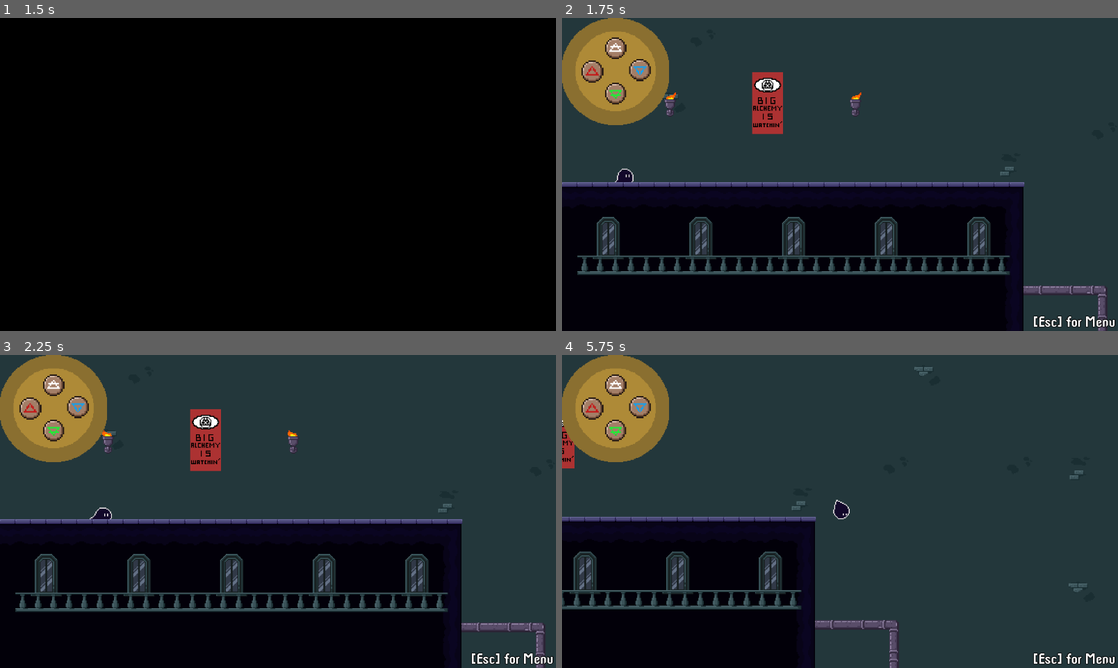
Above: before the commit, frames 1-4 (two rows, left to right).
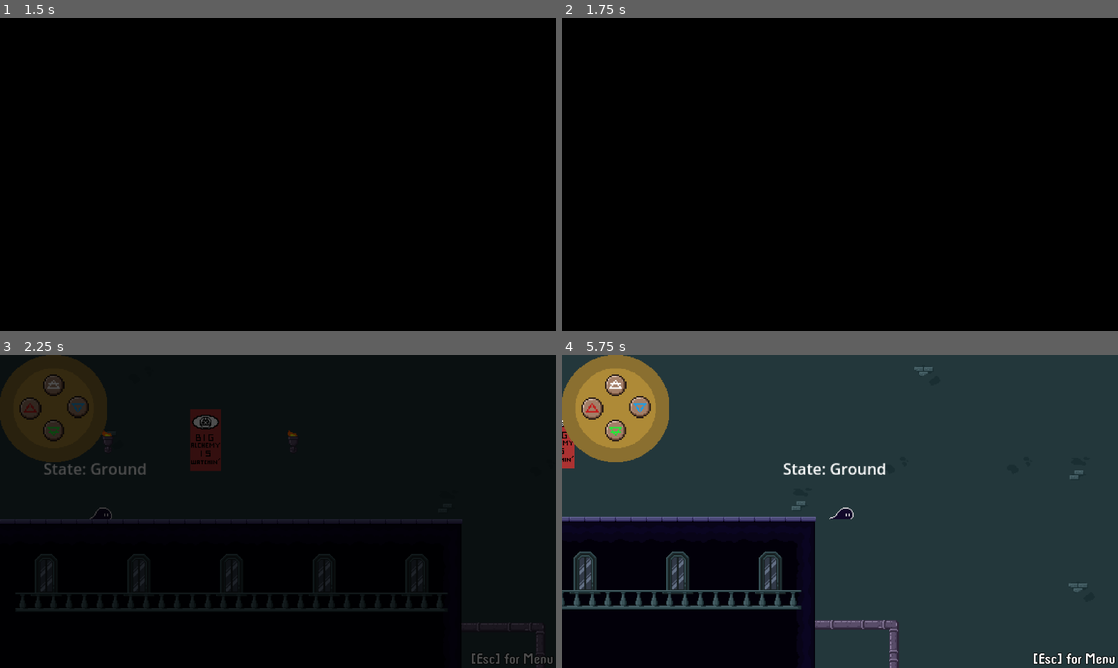
Above: after the commit, the same moments.

Repository: XChronosCS/Inanis-Materia
Game: Godot game, scene res://main.tscn
Two runs of this game, one before a commit and one after it. Both use one fixed random seed, a clock stepped at 60 frames per second and the inputs below.
Inputs:
- Up to frame 1 (1.5 s): click "Test Level 2" at 0.5 s; click "Test Level 3" at 1.25 s
- Up to frame 2 (1.75 s): no input
- Up to frame 3 (2.25 s): tap Enter at 2 s; hold Right (move_right) from 2.03 s (still down); hold A (Fire Power) from 2.03 s (still down); tap W (Air Power) at 2.1 s
- Up to frame 4 (5.75 s): release A (Fire Power) at 2.78 s; tap A (Fire Power) at 2.85, 4.55 s; tap D (Water Power) at 3.05 s; release Right (move_right) at 3.53 s; hold Left (move_left) 3.53-4.28 s; hold D (Water Power) 3.53-4.28 s; tap W (Air Power) at 3.8, 4.35 s; hold Right (move_right) from 4.28 s (still down); hold D (Water Power) from 5.03 s (still down); tap S (Earth Power) at 5.1 s

Frame 1 is identical in both runs. In frame 2, 69% of the frame differs, in the area x 0-100%, y 0-100%; in frame 3, 66%; in frame 4, 0.5%.

Commit message:
New Branch, testing out game updates

Diff:
--- a/Assets/scene_transition_rect.gd
+++ b/Assets/scene_transition_rect.gd
@@ -25,4 +25,6 @@
 	anim_player.play("dissolve")
 	await anim_player.animation_finished
 	get_tree().change_scene_to_file(target_scene)
+	anim_player.play_backwards("dissolve")
+	await anim_player.animation_finished
 	finished_Transition.emit()
--- /dev/null
+++ b/Player/CharacterStateMachine.gd
@@ -0,0 +1,41 @@
+extends Node
+
+class_name CharacterStateMachine
+
+@export var current_state : State
+@export var animation_tree : AnimationTree
+@export var player : CharacterBody2D
+
+var states : Array[State]
+
+func _ready():
+	for child in get_children():
+		if child is State:
+			states.append(child)
+
+			# Set the states up with what they need to function
+			child.character = player
+			child.playback = animation_tree["parameters/playback"]
+		else:
+			push_warning("Child " + child.name + "is not State for CharacterStateMachine")
+
+func _physics_process(delta):
+	if current_state.next_state != null:
+		switch_states(current_state.next_state)
+	current_state.state_process(delta)
+
+func check_can_move():
+	return current_state.can_move
+
+func check_alchemical_power():
+	return current_state.alchemical_power
+
+func switch_states(next_state : State):
+	if current_state != null:
+		current_state.on_exit()
+		current_state.next_state = null
+
+	current_state = next_state
+
+func _input(event):
+	current_state.state_input(event)
--- /dev/null
+++ b/Player/State.gd
@@ -0,0 +1,21 @@
+extends Node
+
+class_name State
+
+@export var can_move : bool = true
+@export var alchemical_power : String = "None"
+var character : CharacterBody2D
+var playback : AnimationNodeStateMachinePlayback
+var next_state: State
+
+func state_input(event : InputEvent):
+	pass
+
+func state_process(delta):
+	pass
+
+func on_enter():
+	pass
+
+func on_exit():
+	pass
--- /dev/null
+++ b/Player/StateDebugLabel.gd
@@ -0,0 +1,6 @@
+extends Label
+
+@export var state_machine : CharacterStateMachine
+
+func _process(delta):
+	text = "State: " + state_machine.current_state.name
--- /dev/null
+++ b/Player/State_Scripts/AirState.gd
@@ -0,0 +1,8 @@
+extends State
+
+@export var ground_state: State
+
+func state_process(delta):
+	if character.is_on_floor():
+		next_state = ground_state
+		playback.travel("Land")
--- /dev/null
+++ b/Player/State_Scripts/GroundState.gd
@@ -0,0 +1,19 @@
+extends State
+
+var jump_velocity : float = -400.0
+@export var air_state: State
+@export var push_state: State
+@export var jump_animation : String = "Jump"
+
+# Called when the node enters the scene tree for the first time.
+func state_input(event : InputEvent):
+	if event.is_action_pressed("jump"):
+		jump()
+
+func jump():
+	character.velocity.y = jump_velocity
+	next_state = air_state
+	playback.travel(jump_animation)
+
+func pushing():
+	next_state = push_state
--- /dev/null
+++ b/Player/State_Scripts/LandingState.gd
@@ -0,0 +1 @@
+extends State
--- /dev/null
+++ b/Player/State_Scripts/Pushing.gd
@@ -0,0 +1 @@
+extends State
--- a/Player/player.gd
+++ b/Player/player.gd
@@ -22,8 +22,12 @@
 @onready var melt_animation: bool = false
 @onready var landing = false
 @onready var audio_player = $AudioStreamPlayer
+@onready var anim_tree: AnimationTree = $AnimationTree
+@onready var state_machine: CharacterStateMachine = $CharacterStateMachine
+
 
 func _ready():
+	anim_tree.active = true
 	camera.limit_bottom = camera_constraints[0]
 	camera.limit_left = camera_constraints[1]
 	camera.limit_right = camera_constraints[2]
@@ -41,7 +45,33 @@
 		DataSave.flags.air_power_activated = false
 		DataSave.flags.water_power_activated = false
 
-		anim.stop()
+
+
+func movement_anim_handler():
+	var direction = Input.get_vector("move_left", "move_right", "jump", "move_down")
+	anim_tree.set("parameters/Move/blend_position", direction.x)
+
+
+func orientation_handler():
+	var direction = Input.get_axis("move_left", "move_right")
+	if direction == -1:
+		get_node("AnimatedSprite2D").flip_h = true
+		if not is_flipped:
+			get_node("CollisionShape2D").position.x *= -1
+			is_flipped = true
+	if direction == 1:
+		get_node("AnimatedSprite2D").flip_h = false
+		if is_flipped:
+			get_node("CollisionShape2D").position.x *= -1
+			is_flipped = false
+
+
+#func jump():
+	#airborne = true
+	#jumping_animation = true
+	## await get_tree().create_timer(0.2).timeout
+	#velocity.y = JUMP_VELOCITY
+	#jumping_animation = false
 
 
 func _physics_process(delta):
@@ -51,92 +81,83 @@
 	else:
 		unskippable_animation = false
 
-	# Prevents Moving during specific parts of the game, such as dialogue boxes
-	if not DataSave.flags.prevent_player_movement:
-		# Add the gravity.
-		if not is_on_floor():
+	if not is_on_floor():
 			velocity.y += gravity * delta
 
+	# Prevents Moving during specific parts of the game, such as dialogue boxes
+	if state_machine.check_can_move():
+		# Add the gravity.
 
-		if pushing_animation and DataSave.flags.earth_power_activated and not water_animation and not fire_animation:
-			anim.play("Push")
-
-		if Input.is_action_pressed("Fire Power"):
-			if DataSave.flags.fire_power_usable and not pushing_animation:
-				fire_animation = true
-				anim.play("Burn")
-
-		if Input.is_action_pressed("Water Power"):
-			if DataSave.flags.water_power_usable and not melt_animation and not pushing_animation:
-				water_animation = true
-				anim.play("Fill")
-
-
-		# Handle jump. Requires Air Power
-		if DataSave.flags.has_air_power:
-			# Prevents jump during pushing animation
-			if Input.is_action_just_pressed("jump") and is_on_floor() and not pushing_animation and not melt_animation and not landing and not water_animation and not fire_animation:
-				airborne = true
-				jumping_animation = true
-				anim.play("Jump")
-				# await get_tree().create_timer(0.2).timeout
-				velocity.y = JUMP_VELOCITY
-				jumping_animation = false
-			if air_current_animation:
-
-				anim.play("Rise")
-
-
+		#if pushing_animation and DataSave.flags.earth_power_activated and not water_animation and not fire_animation:
+			#anim.play("Push")
+			#
+		#if Input.is_action_pressed("Fire Power"):
+			#if DataSave.flags.fire_power_usable and not pushing_animation:
+				#fire_animation = true
+				#anim.play("Burn")
+		#
+		#if Input.is_action_pressed("Water Power"):
+			#if DataSave.flags.water_power_usable and not melt_animation and not pushing_animation:
+				#water_animation = true
+				#anim.play("Fill")
+				#
+#
+		## Handle jump. Requires Air Power
+		#if DataSave.flags.has_air_power:
+			## Prevents jump during pushing animation
+			#pass
+				#
+			#
 
 		# Get the input direction and handle the movement/deceleration.
 		# As good practice, you should replace UI actions with custom gameplay actions.
 		var direction = Input.get_axis("move_left", "move_right")
 
 		# Controls Momentum
-		if direction and not fire_animation and not water_animation and not melt_animation:
+		if direction:
 				velocity.x = direction * SPEED
-				if pushing_animation: # Slows down player when pushing
+				if state_machine.current_state.name == "Pushing": # Slows down player when pushing
 					velocity.x = direction * SPEED / 2
 		else:
 			velocity.x = move_toward(velocity.x, 0, SPEED)
 
-		if not pushing_animation: # Makes sure the sprite stays the same orientation when pushing and pulling mechanics are applied
-			#Flips direction of sprites depending on input
-			if direction == -1:
-				get_node("AnimatedSprite2D").flip_h = true
-				if not is_flipped:
-					get_node("CollisionShape2D").position.x *= -1
-					is_flipped = true
+		#if not pushing_animation: # Makes sure the sprite stays the same orientation when pushing and pulling mechanics are applied
+			##Flips direction of sprites depending on input
+			#if direction == -1:
+				#get_node("AnimatedSprite2D").flip_h = true
+				#if not is_flipped:
+					#get_node("CollisionShape2D").position.x *= -1
+					#is_flipped = true
+					#
+			#if direction == 1:
+				#get_node("AnimatedSprite2D").flip_h = false
+				#if is_flipped:
+					#get_node("CollisionShape2D").position.x *= -1
+					#is_flipped = false
+#
+			#if direction:
+				#if velocity.y == 0 && not unskippable_animation:
+					#anim.play("Run")
+					#landing = false
+			#else:
+				#if velocity.y == 0 && not airborne && not unskippable_animation:
+					#anim.play("Idle")
+					#landing = false
 
-			if direction == 1:
-				get_node("AnimatedSprite2D").flip_h = false
-				if is_flipped:
-					get_node("CollisionShape2D").position.x *= -1
-					is_flipped = false
+		movement_anim_handler()
+		orientation_handler()
 
-			if direction:
-				if velocity.y == 0 && not airborne && not unskippable_animation:
-					anim.play("Run")
-					landing = false
-			else:
-				if velocity.y == 0 && not airborne && not unskippable_animation:
-					anim.play("Idle")
-					landing = false
-
-		if velocity.y > 0 && not air_current_animation:
-			anim.play("Fall")
-			heading_towards_ground = true
-		if velocity.y == 0 && heading_towards_ground:
-			anim.play("Land")
-			landing = true
-			# await get_tree().create_timer(0.2).timeout
-			velocity.x = move_toward(velocity.x, 0, SPEED)
-			airborne = false
-			heading_towards_ground = false
+		#if velocity.y > 0 && not air_current_animation:
+			#anim.play("Fall")
+			#heading_towards_ground = true
+		#if velocity.y == 0 && heading_towards_ground:
+			#anim.play("Land")
+			#landing = true
+			#velocity.x = move_toward(velocity.x, 0, SPEED)
+			#airborne = false
+			#heading_towards_ground = false
 
 		move_and_slide()
-	else:
-		anim.play("Idle")
 
 
 
--- a/Player/player.tscn
+++ b/Player/player.tscn
@@ -13,7 +13,13 @@
 [ext_resource type="Texture2D" uid="uid://dlho0h7kstkgc" path="res://Assets/Inanis Sprites/inanis_rise.png" id="7_qbypi"]
 [ext_resource type="Texture2D" uid="uid://m0tiy2isum5v" path="res://Assets/Inanis Sprites/inanis_move.png" id="7_usmlp"]
 [ext_resource type="Texture2D" uid="uid://damh4v10lg4b3" path="res://Assets/Inanis Sprites/inanis_reform.png" id="8_7j07f"]
+[ext_resource type="Script" path="res://Player/CharacterStateMachine.gd" id="15_xynk4"]
+[ext_resource type="Script" path="res://Player/State_Scripts/GroundState.gd" id="16_f6pkp"]
 [ext_resource type="Texture2D" uid="uid://dukrkip701yjg" path="res://Assets/Inanis Sprites/inanis_jump.png" id="17_2rlij"]
+[ext_resource type="Script" path="res://Player/State_Scripts/AirState.gd" id="17_fbgxm"]
+[ext_resource type="Script" path="res://Player/State_Scripts/LandingState.gd" id="18_ccpti"]
+[ext_resource type="Script" path="res://Player/State_Scripts/Pushing.gd" id="19_lnrle"]
+[ext_resource type="Script" path="res://Player/StateDebugLabel.gd" id="20_h8yct"]
 
 [sub_resource type="Animation" id="Animation_451kt"]
 resource_name = "Burn"
@@ -176,7 +182,7 @@
 
 [sub_resource type="Animation" id="Animation_3mv12"]
 resource_name = "Jump"
-length = 0.7
+length = 0.6
 tracks/0/type = "value"
 tracks/0/imported = false
 tracks/0/enabled = true
@@ -196,10 +202,10 @@
 tracks/1/interp = 2
 tracks/1/loop_wrap = true
 tracks/1/keys = {
-"times": PackedFloat32Array(0, 0.1, 0.2, 0.3, 0.4),
-"transitions": PackedFloat32Array(1, 1, 1, 1, 1),
-"update": 0,
-"values": [0, 1, 2, 3, 4]
+"times": PackedFloat32Array(0, 0.1, 0.2, 0.3, 0.4, 0.5),
+"transitions": PackedFloat32Array(1, 1, 1, 1, 1, 1),
+"update": 1,
+"values": [0, 1, 2, 3, 4, 5]
 }
 tracks/2/type = "audio"
 tracks/2/imported = false
@@ -538,6 +544,10 @@
 atlas = ExtResource("17_2rlij")
 region = Rect2(240, 0, 40, 40)
 
+[sub_resource type="AtlasTexture" id="AtlasTexture_ejovq"]
+atlas = ExtResource("17_2rlij")
+region = Rect2(280, 0, 40, 40)
+
 [sub_resource type="AtlasTexture" id="AtlasTexture_6cyqc"]
 atlas = ExtResource("17_2rlij")
 region = Rect2(320, 0, 40, 40)
@@ -751,6 +761,9 @@
 }, {
 "duration": 1.0,
 "texture": SubResource("AtlasTexture_hmd1j")
+}, {
+"duration": 1.0,
+"texture": SubResource("AtlasTexture_ejovq")
 }],
 "loop": true,
 "name": &"Jump",
@@ -877,6 +890,57 @@
 [sub_resource type="RectangleShape2D" id="RectangleShape2D_vwngf"]
 size = Vector2(2, 23.5)
 
+[sub_resource type="AnimationNodeAnimation" id="AnimationNodeAnimation_e5cgs"]
+animation = &"Jump"
+
+[sub_resource type="AnimationNodeAnimation" id="AnimationNodeAnimation_6g2ap"]
+animation = &"Land"
+
+[sub_resource type="AnimationNodeAnimation" id="AnimationNodeAnimation_hjum6"]
+animation = &"Idle"
+
+[sub_resource type="AnimationNodeAnimation" id="AnimationNodeAnimation_te3am"]
+animation = &"Run"
+
+[sub_resource type="AnimationNodeAnimation" id="AnimationNodeAnimation_3ra7v"]
+animation = &"Run"
+
+[sub_resource type="AnimationNodeBlendSpace1D" id="AnimationNodeBlendSpace1D_s1vbu"]
+blend_point_0/node = SubResource("AnimationNodeAnimation_hjum6")
+blend_point_0/pos = 0.0
+blend_point_1/node = SubResource("AnimationNodeAnimation_te3am")
+blend_point_1/pos = 1.0
+blend_point_2/node = SubResource("AnimationNodeAnimation_3ra7v")
+blend_point_2/pos = -1.0
+value_label = "0"
+blend_mode = 1
+
+[sub_resource type="AnimationNodeStateMachineTransition" id="AnimationNodeStateMachineTransition_15fao"]
+advance_mode = 2
+
+[sub_resource type="AnimationNodeStateMachineTransition" id="AnimationNodeStateMachineTransition_1urdb"]
+
+[sub_resource type="AnimationNodeStateMachineTransition" id="AnimationNodeStateMachineTransition_eaps0"]
+
+[sub_resource type="AnimationNodeStateMachineTransition" id="AnimationNodeStateMachineTransition_5w33g"]
+switch_mode = 2
+advance_mode = 2
+
+[sub_resource type="AnimationNodeStateMachineTransition" id="AnimationNodeStateMachineTransition_55lui"]
+advance_mode = 0
+
+[sub_resource type="AnimationNodeStateMachine" id="AnimationNodeStateMachine_htyj3"]
+states/End/position = Vector2(892, 108)
+states/Jump/node = SubResource("AnimationNodeAnimation_e5cgs")
+states/Jump/position = Vector2(384, -11)
+states/Land/node = SubResource("AnimationNodeAnimation_6g2ap")
+states/Land/position = Vector2(595, 45.1086)
+states/Move/node = SubResource("AnimationNodeBlendSpace1D_s1vbu")
+states/Move/position = Vector2(384, 108)
+states/Start/position = Vector2(197, 108)
+transitions = ["Start", "Move", SubResource("AnimationNodeStateMachineTransition_15fao"), "Move", "Jump", SubResource("AnimationNodeStateMachineTransition_1urdb"), "Jump", "Land", SubResource("AnimationNodeStateMachineTransition_eaps0"), "Land", "Move", SubResource("AnimationNodeStateMachineTransition_5w33g"), "Move", "End", SubResource("AnimationNodeStateMachineTransition_55lui")]
+graph_offset = Vector2(0, -234.891)
+
 [node name="Player" type="CharacterBody2D"]
 collision_layer = 3
 collision_mask = 3
@@ -886,7 +950,6 @@
 libraries = {
 "": SubResource("AnimationLibrary_6hr1n")
 }
-autoplay = "Idle"
 
 [node name="CollisionShape2D" type="CollisionShape2D" parent="."]
 position = Vector2(1.75, 5.66234e-08)
@@ -915,6 +978,41 @@
 [node name="AudioStreamPlayer" type="AudioStreamPlayer" parent="."]
 volume_db = -10.0
 
+[node name="AnimationTree" type="AnimationTree" parent="."]
+tree_root = SubResource("AnimationNodeStateMachine_htyj3")
+anim_player = NodePath("../AnimationPlayer")
+parameters/Move/blend_position = 0.0
+
+[node name="CharacterStateMachine" type="Node" parent="." node_paths=PackedStringArray("current_state", "animation_tree", "player")]
+script = ExtResource("15_xynk4")
+current_state = NodePath("Ground")
+animation_tree = NodePath("../AnimationTree")
+player = NodePath("..")
+
+[node name="Ground" type="Node" parent="CharacterStateMachine" node_paths=PackedStringArray("air_state", "push_state")]
+script = ExtResource("16_f6pkp")
+air_state = NodePath("../Air")
+push_state = NodePath("../Pushing")
+
+[node name="Air" type="Node" parent="CharacterStateMachine" node_paths=PackedStringArray("ground_state")]
+script = ExtResource("17_fbgxm")
+ground_state = NodePath("../Ground")
+
+[node name="Landing" type="Node" parent="CharacterStateMachine"]
+script = ExtResource("18_ccpti")
+
+[node name="Pushing" type="Node" parent="CharacterStateMachine"]
+script = ExtResource("19_lnrle")
+
+[node name="StateDebugLabel" type="Label" parent="." node_paths=PackedStringArray("state_machine")]
+offset_left = -59.0
+offset_top = -56.0
+offset_right = 59.0
+offset_bottom = -33.0
+text = "State: "
+script = ExtResource("20_h8yct")
+state_machine = NodePath("../CharacterStateMachine")
+
 [connection signal="animation_finished" from="AnimationPlayer" to="." method="_on_animation_player_animation_finished"]
 [connection signal="animation_finished" from="AnimatedSprite2D" to="." method="_on_animated_sprite_2d_animation_finished"]
 [connection signal="body_entered" from="StandingDection" to="." method="_on_area_2d_body_entered"]
Not shown: 1 places in Player/player.tscn that only renumber resources
